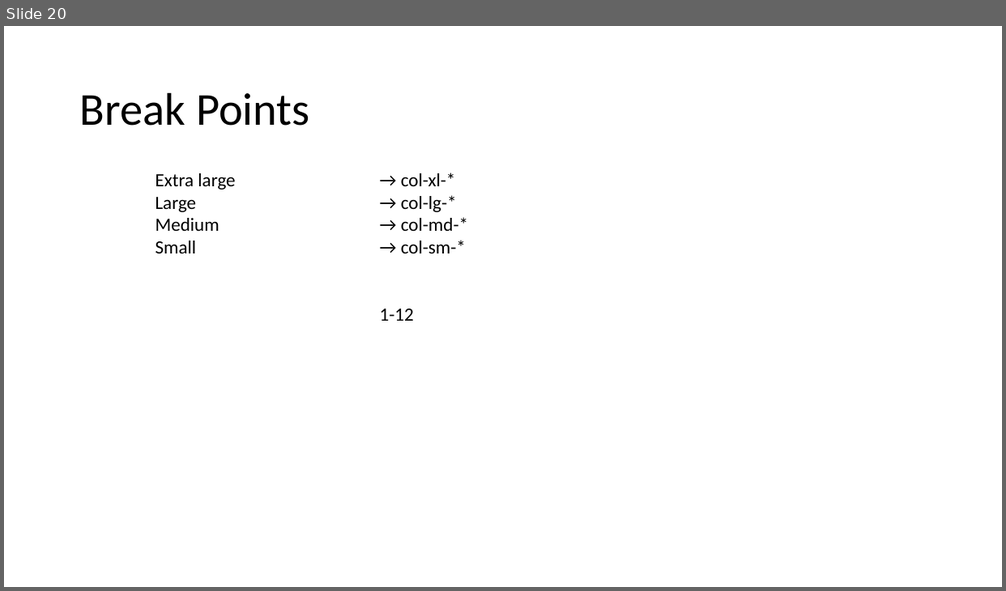
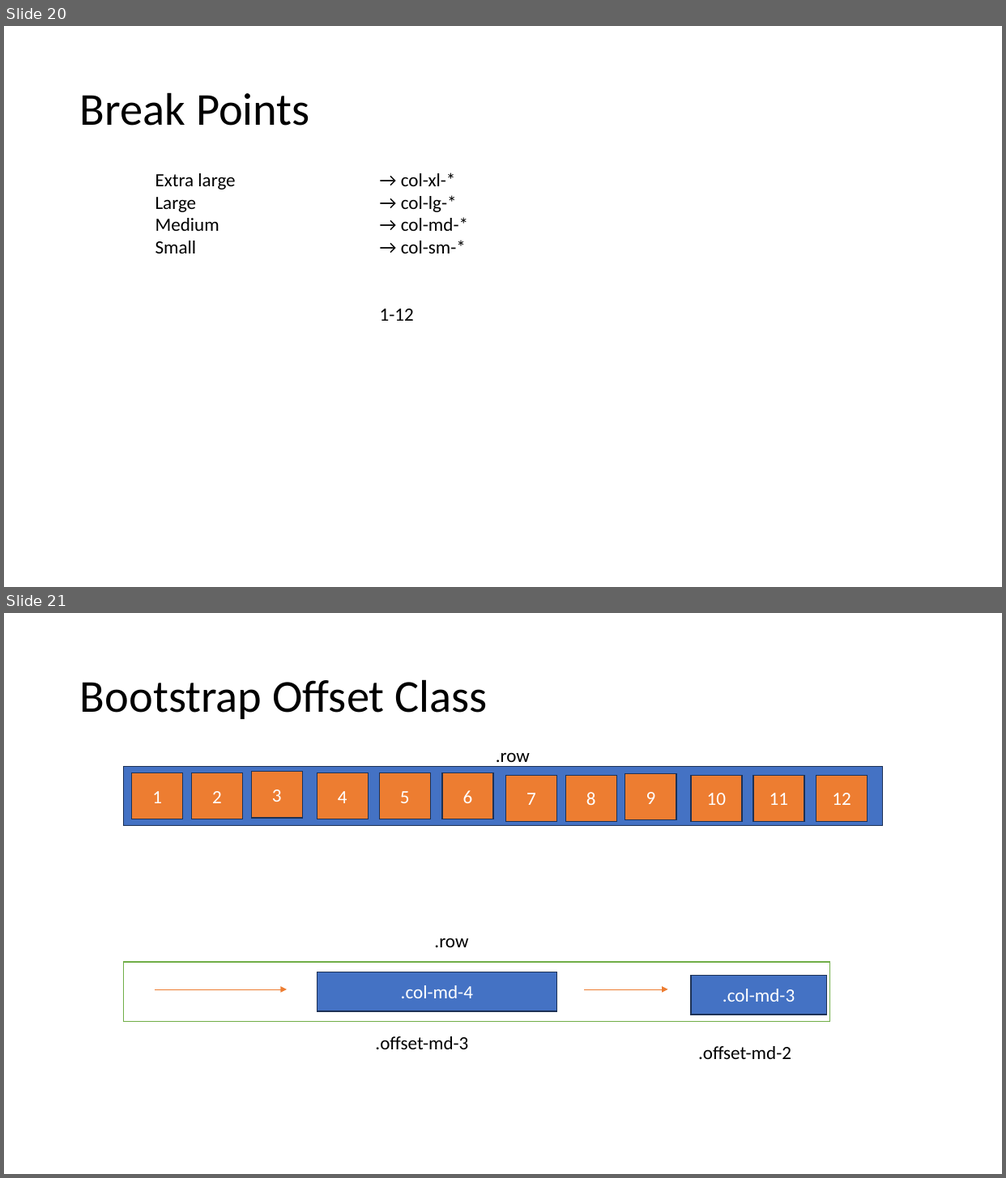
Before and after one commit to PiyushChaturvedii/Batch05, a slide deck: Bootstrap.pptx. Shown one above the other, each under a label of ours: slide 20 before the commit, slides 20 and 21 after it. The pictures are 1006x591 and 1006x1178 pixels, drawn with LibreOffice and Linux fonts; fonts in the diff are those of the drawing. Boxes give left, top, right and bottom in pixels: in the first picture for what was removed or moved away, otherwise in the second. Text is boxed around its words. In the diff, an @@ line names an element or a change of style, - is before the commit and + after.

```diff
--- a/Bootstrap.pptx
+++ b/Bootstrap.pptx
@@ slide 21 added at <box>4,613,1002,1174</box>, background #FFFFFF @@
@@ title added at <box>80,679,487,719</box>, 44 pt, text #000000 @@
+Bootstrap Offset Class
@@ text added at <box>496,752,530,768</box>, 18 pt, text #000000 @@
+.row
@@ rectangle added at <box>123,766,883,825</box>, fill #4472C4, outline #1E3256 1 pt @@
@@ rectangle added at <box>132,773,183,819</box>, fill #ED7D31, outline #1E3256 1 pt, 18 pt, text #FFFFFF @@
+1
@@ rectangle added at <box>192,773,243,819</box>, fill #ED7D31, outline #1E3256 1 pt, 18 pt, text #FFFFFF @@
+2
@@ rectangle added at <box>251,772,302,818</box>, fill #ED7D31, outline #1E3256 1 pt, 18 pt, text #FFFFFF @@
+3
@@ rectangle added at <box>317,773,368,819</box>, fill #ED7D31, outline #1E3256 1 pt, 18 pt, text #FFFFFF @@
+4
@@ rectangle added at <box>379,773,430,819</box>, fill #ED7D31, outline #1E3256 1 pt, 18 pt, text #FFFFFF @@
+5
@@ rectangle added at <box>443,773,493,819</box>, fill #ED7D31, outline #1E3256 1 pt, 18 pt, text #FFFFFF @@
+6
@@ rectangle added at <box>505,776,556,822</box>, fill #ED7D31, outline #1E3256 1 pt, 18 pt, text #FFFFFF @@
+7
@@ rectangle added at <box>565,776,616,822</box>, fill #ED7D31, outline #1E3256 1 pt, 18 pt, text #FFFFFF @@
+8
@@ rectangle added at <box>625,774,676,820</box>, fill #ED7D31, outline #1E3256 1 pt, 18 pt, text #FFFFFF @@
+9
@@ rectangle added at <box>691,776,742,822</box>, fill #ED7D31, outline #1E3256 1 pt, 18 pt, text #FFFFFF @@
+10
@@ rectangle added at <box>753,776,804,822</box>, fill #ED7D31, outline #1E3256 1 pt, 18 pt, text #FFFFFF @@
+11
@@ rectangle added at <box>816,776,867,822</box>, fill #ED7D31, outline #1E3256 1 pt, 18 pt, text #FFFFFF @@
+12
@@ group added at <box>123,938,829,1021</box>: 3 rectangles, 1 text @@
+.row
+.col-md-4
+.col-md-3
@@ arrow added from (155, 990) to (287, 990), #ED7D31 0.5 pt @@
@@ arrow added from (584, 990) to (668, 990), #ED7D31 0.5 pt @@
@@ text added at <box>375,1037,468,1050</box>, 18 pt, text #000000 @@
+.offset-md-3
@@ text added at <box>698,1046,791,1059</box>, 18 pt, text #000000 @@
+.offset-md-2
```
Also in this commit, not shown: 5 other slides added, 4 other files.
